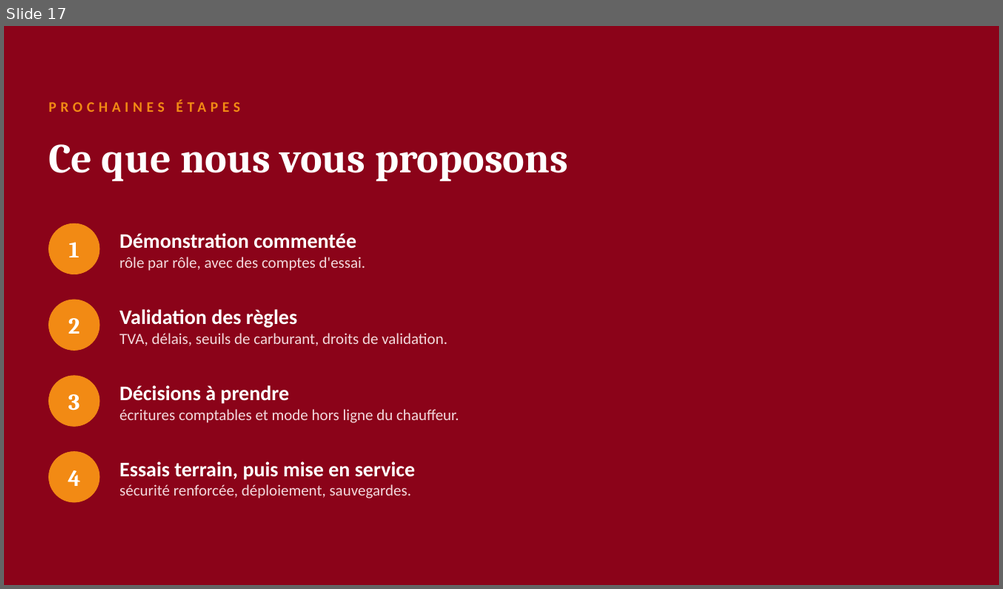
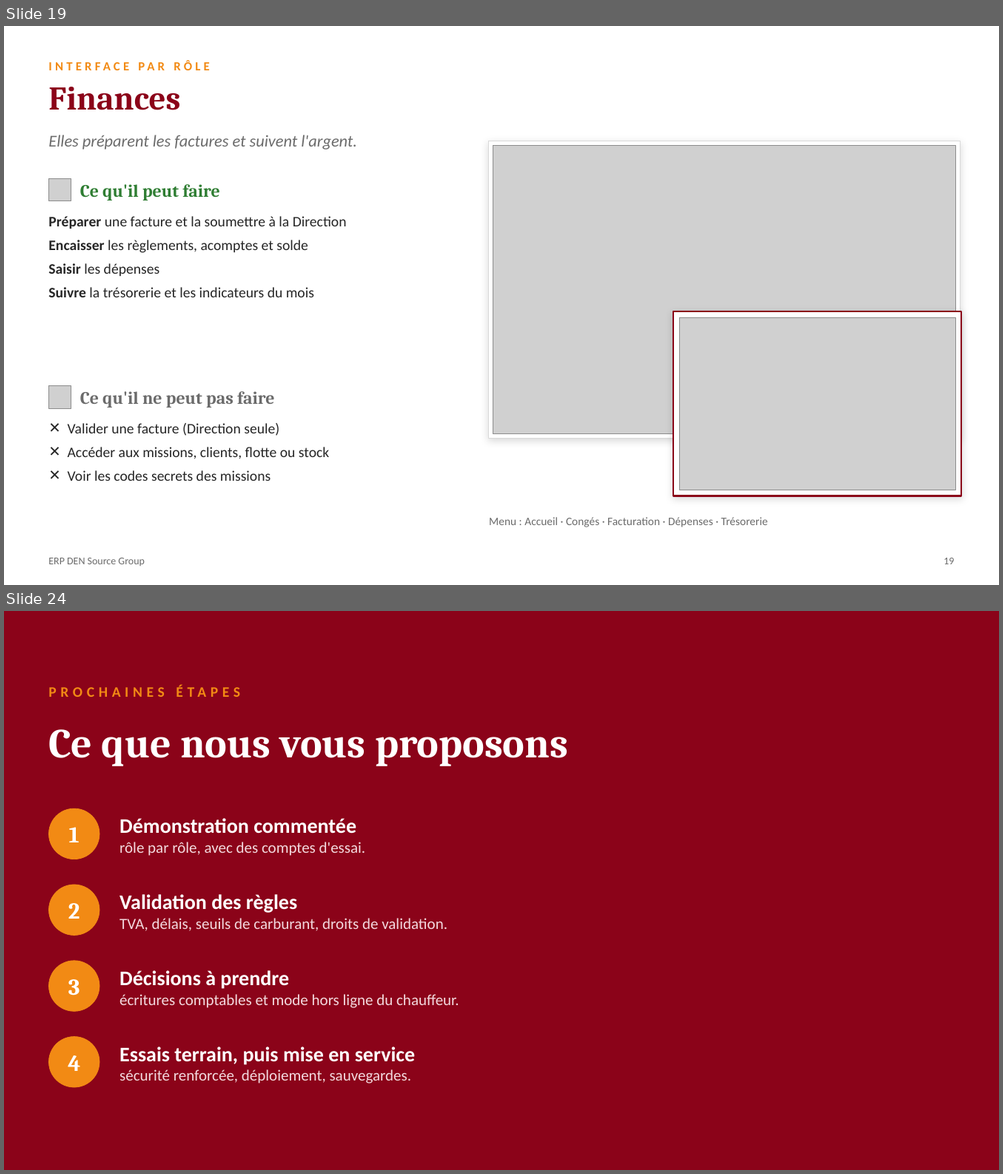
Before and after one commit to AFAQSUCA/erp-densource, a slide deck: Presentation-ERP-DEN-Source.pptx. Shown one above the other, each under a label of ours: slide 17 before the commit, slides 19 and 24 after it; the slides between them are not shown. The pictures are 1003x589 and 1003x1174 pixels, drawn with LibreOffice and Linux fonts; fonts in the diff are those of the drawing; grey boxes stand for pictures. Boxes give left, top, right and bottom in pixels: in the first picture for what was removed or moved away, otherwise in the second. Text is boxed around its words. In the diff, an @@ line names an element or a change of style, - is before the commit and + after.

```diff
--- a/Presentation-ERP-DEN-Source.pptx
+++ b/Presentation-ERP-DEN-Source.pptx
@@ slide 19 added at [4,26,999,585], background #FFFFFF @@
@@ text added at [48,54,720,77], 12 pt, text #F28A14, bold @@
+INTERFACE PAR RÔLE
@@ text added at [48,87,180,110], 32 pt, text #8B0319, bold @@
+Finances
@@ text added at [48,135,357,150], 16 pt, text #6B6B6B, italic @@
+Elles préparent les factures et suivent l'argent.
@@ rectangle added at [488,141,960,440], fill #FFFFFF, outline #D9D9D9 0.75 pt @@
@@ picture added at [492,145,956,435] @@
@@ picture added at [48,179,71,201] @@
@@ text added at [80,184,220,201], 17 pt, text #2E7D32, bold @@
+Ce qu'il peut faire
@@ text added at [48,216,347,298], 14 pt, text #262626 @@
+✓ Préparer une facture et la soumettre à la Direction
+✓ Encaisser les règlements, acomptes et solde
+✓ Saisir les dépenses
+✓ Suivre la trésorerie et les indicateurs du mois
@@ rectangle added at [673,312,962,496], fill #FFFFFF, outline #8B0319 1.5 pt @@
@@ picture added at [679,318,956,490] @@
@@ picture added at [48,386,71,409] @@
@@ text added at [80,392,275,408], 17 pt, text #6B6B6B, bold @@
+Ce qu'il ne peut pas faire
@@ text added at [68,423,329,481], 14 pt, text #262626 @@
+✕ Valider une facture (Direction seule)
+✕ Accéder aux missions, clients, flotte ou stock
+✕ Voir les codes secrets des missions
@@ text added at [489,517,768,528], 11 pt, text #6B6B6B @@
+Menu : Accueil · Congés · Facturation · Dépenses · Trésorerie
@@ text added at [48,558,144,566], 10 pt, text #6B6B6B @@
+ERP DEN Source Group
@@ text added at [943,558,953,565], 10 pt, text #6B6B6B @@
+19
@@ what was slide 17 is now slide 24 @@
```
Also in this commit, not shown: 3 slides changed, 6 other slides added, 1 other file.
